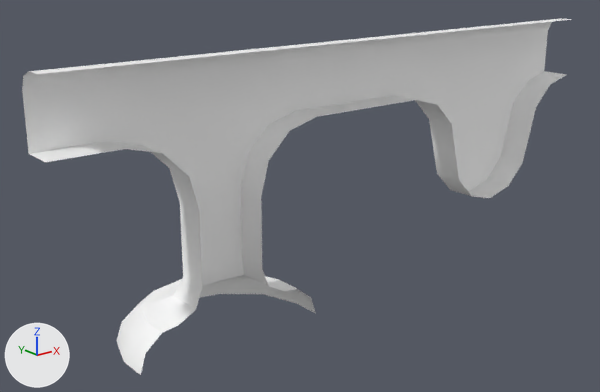
The FBX model Assets/3_3D/Meshes/Tile_v2/Drops/SM_drop_3.fbx, before and after one commit.
Before and after are seen from a 50 mm camera at (-4.22, -5.95, 2.72) aimed at (-0.24, -0.98, 0.73). The lights are fixed; the arrows at lower left show +X, +Y and +Z. Where no turn or scale is listed for an object, it has been applied to the vertices.

In view in the first picture: 'SM_drop_3'.
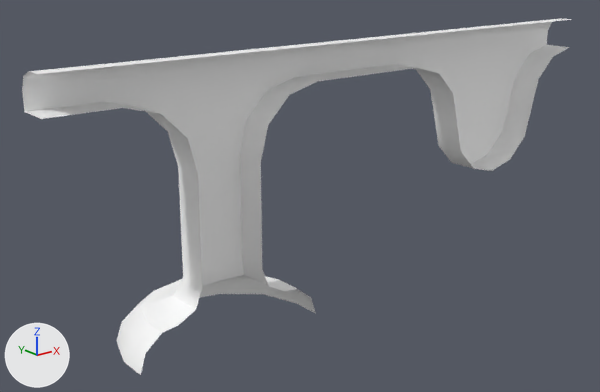
What differs and where, as boxes (x1, y1, x2, y2) in the pictures (600 x 392 px; the box of a moved part takes in the faces that stretch with it):
part 1 of me_mesh, moved or reshaped: before (22, 42, 567, 283); after (22, 42, 569, 283)

Edits to the bpy script that builds the scene:
```text
Change me_mesh:
    where me_mesh.from_pydata(...)  # 147 vertices, 127 faces; spans x -2.5..2.5, y -1.5..-0.65, z -0.03..2.0
    used by ob_sm_drop_3; location = (0.0, 0.0, 0.0)
    me_mesh part 1: all 53 vertices in x -2.5..2.5, y -1.5..-1.25, z 0.5..1.5 are moved by (0.0, 0.0, 0.25)
```
